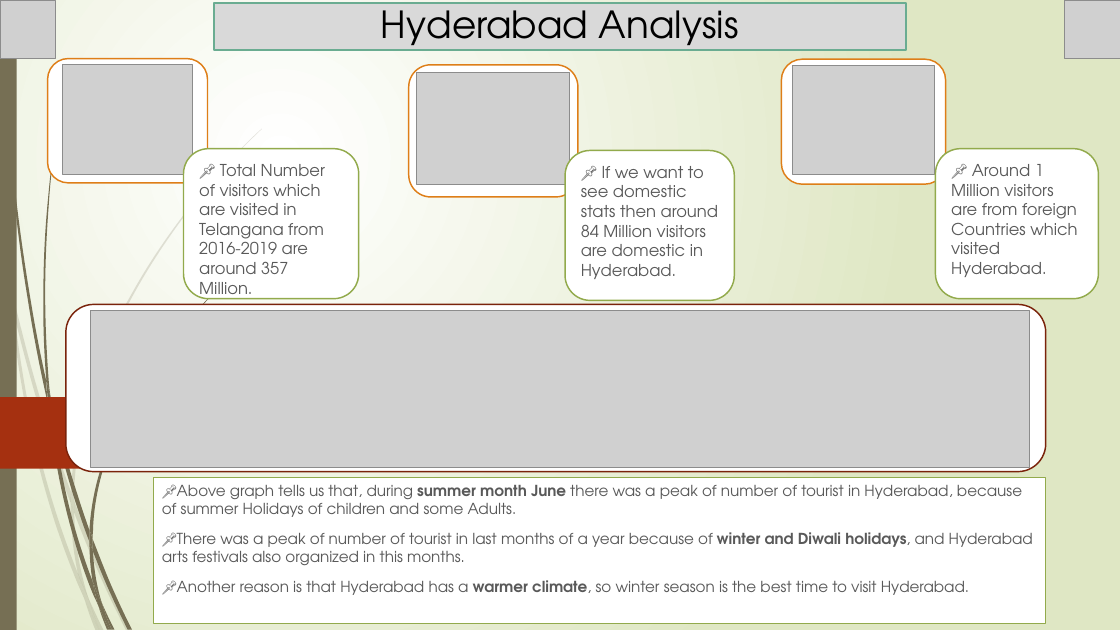
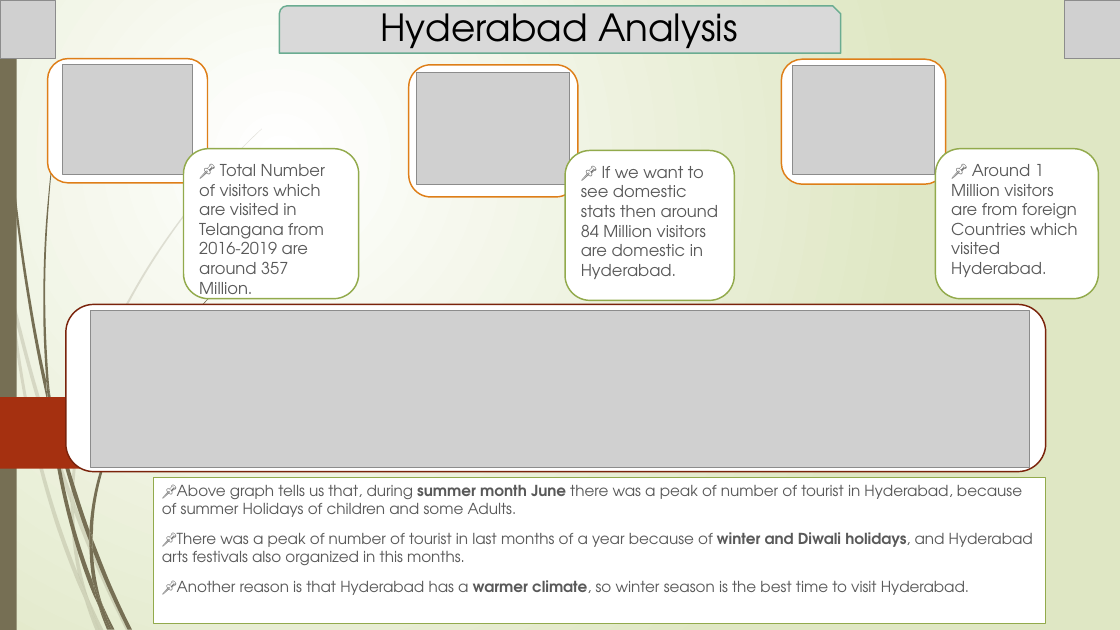
Before and after one commit to Kartik-Lohar/Telangana_Tourism, a slide deck: slide 8 of Tourism Challenge by Codebasics.pptx (slide 7 before the commit). Drawn at 1120x630 pixels with LibreOffice and Linux fonts; fonts in the diff are those of the drawing; grey boxes stand for pictures. Boxes give left, top, right and bottom in pixels: in the first picture for what was removed or moved away, otherwise in the second. Text is boxed around its words. In the diff, an @@ line names an element or a change of style, - is before the commit and + after.

```diff
--- a/Tourism Challenge by Codebasics.pptx
+++ b/Tourism Challenge by Codebasics.pptx
@@ snip round rect "Hyderabad Analysis": place and size @@
-snip round rect "Hyderabad Analysis" at [214,3,907,50]
+snip round rect "Hyderabad Analysis" at [280,6,841,53]
@@ snip round rect "Hyderabad Analysis" at [280,6,841,53]: title to snip round rect @@
```
Also in this commit, not shown: 10 other slides changed, 1 slide added, 1 slide removed, 1 other file.
